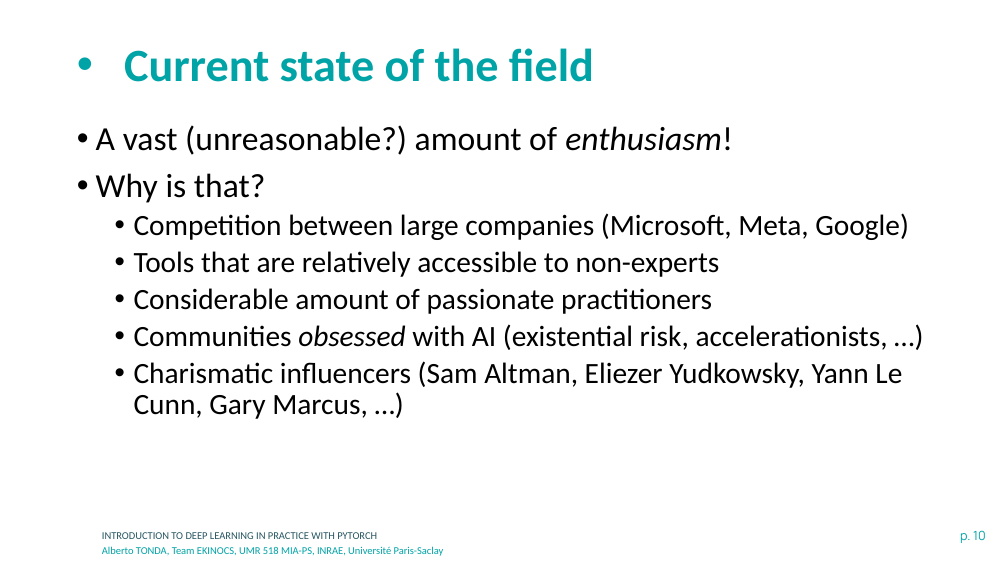
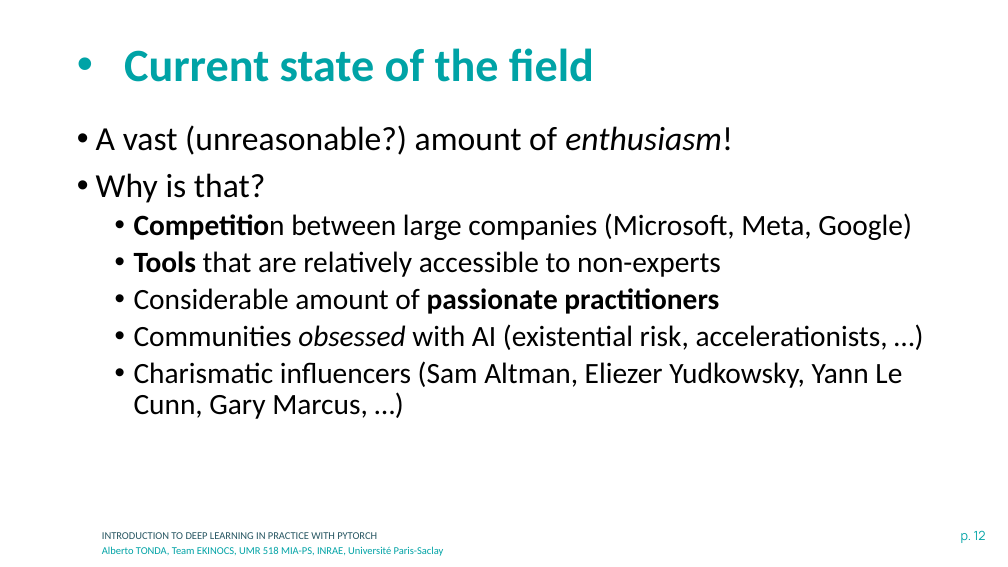
Before and after one commit to albertotonda/teaching, a slide deck: slide 12 of deep-learning-in-practice-with-pytorch/0-introduction.pptx (slide 10 before the commit). Drawn at 1008x567 pixels with LibreOffice and Linux fonts; fonts in the diff are those of the drawing; background and template pictures are left out. Boxes give left, top, right and bottom in pixels: in the first picture for what was removed or moved away, otherwise in the second. Text is boxed around its words. In the diff, an @@ line names an element or a change of style, - is before the commit and + after.

```diff
--- a/deep-learning-in-practice-with-pytorch/0-introduction.pptx
+++ b/deep-learning-in-practice-with-pytorch/0-introduction.pptx
@@ text at bbox=[134, 213, 912, 314]: bold on in "Competition", "Tools", "passionate practitioners" @@
@@ page number at bbox=[961, 530, 986, 543]: text changed @@
-p. 10
+p. 12
```
Also in this commit, not shown: 6 other slides changed, 3 slides added, 25 other files.
